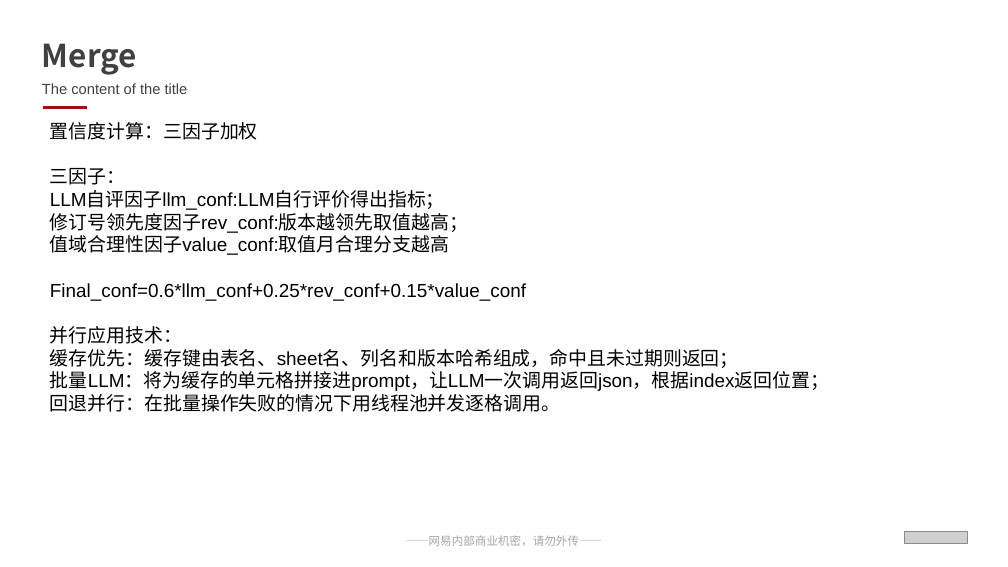
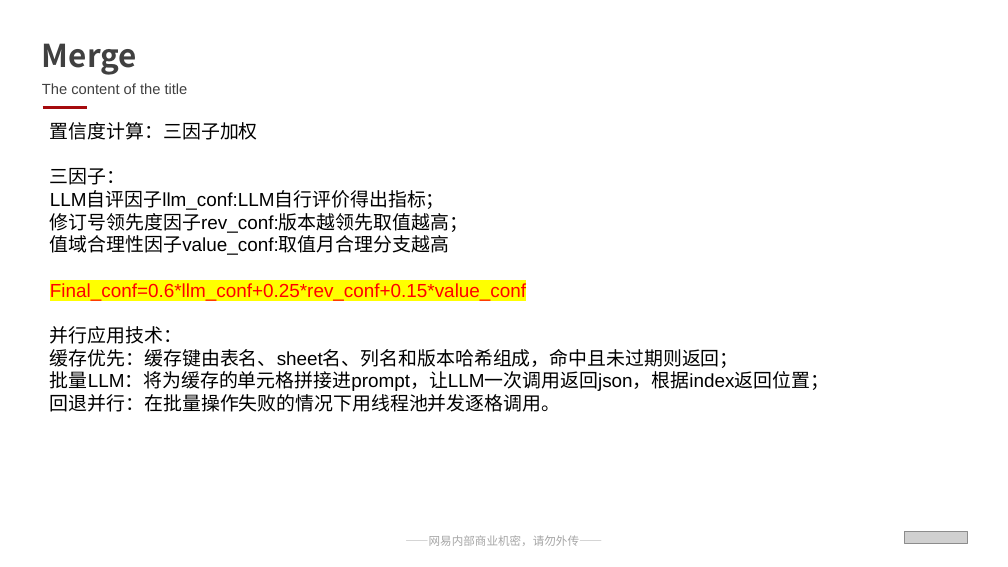
Before and after one commit to Rainwind57/ExcelAgent_And_Merge, a slide deck: slide 28 of 网易互娱通用PPT模板（含保密）.pptx (slide 24 before the commit). Drawn at 1008x567 pixels with LibreOffice and Linux fonts; fonts in the diff are those of the drawing; grey boxes stand for pictures. Boxes give left, top, right and bottom in pixels: in the first picture for what was removed or moved away, otherwise in the second. Text is boxed around its words. In the diff, an @@ line names an element or a change of style, - is before the commit and + after.

```diff
--- a/网易互娱通用PPT模板（含保密）.pptx
+++ b/网易互娱通用PPT模板（含保密）.pptx
@@ text at [50,283,526,301]: text colour #000000 to #FF0000, highlight none to #FFFF00 in "Final_conf=0.6*llm_conf+0.25*rev_conf+0.15*value_conf" @@
```
Also in this commit, not shown: 6 other slides changed, 5 slides added, 1 slide removed, 11 other files.
